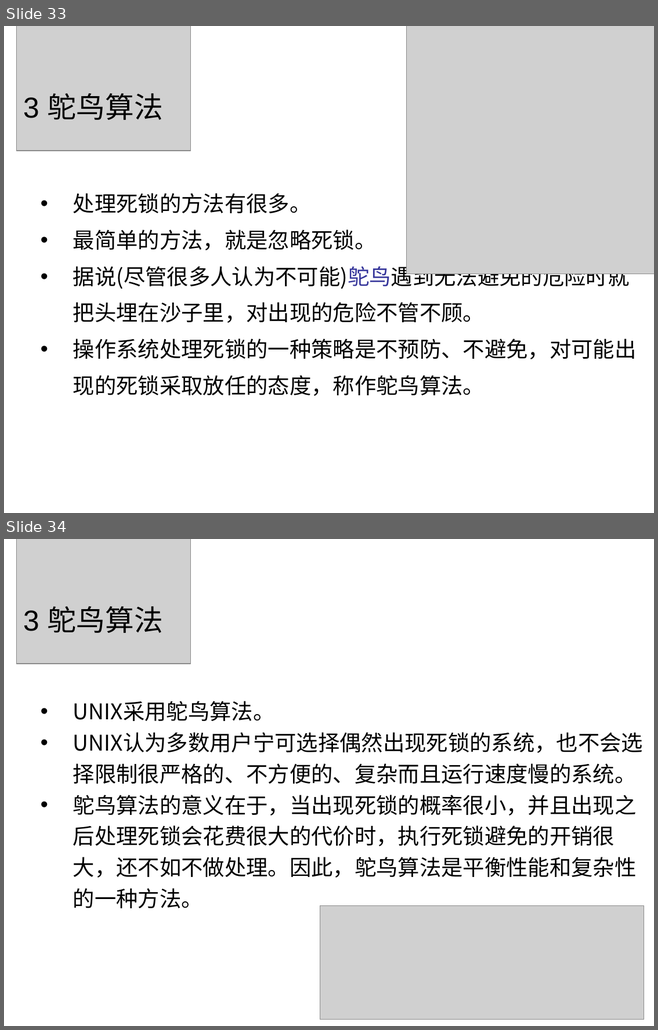
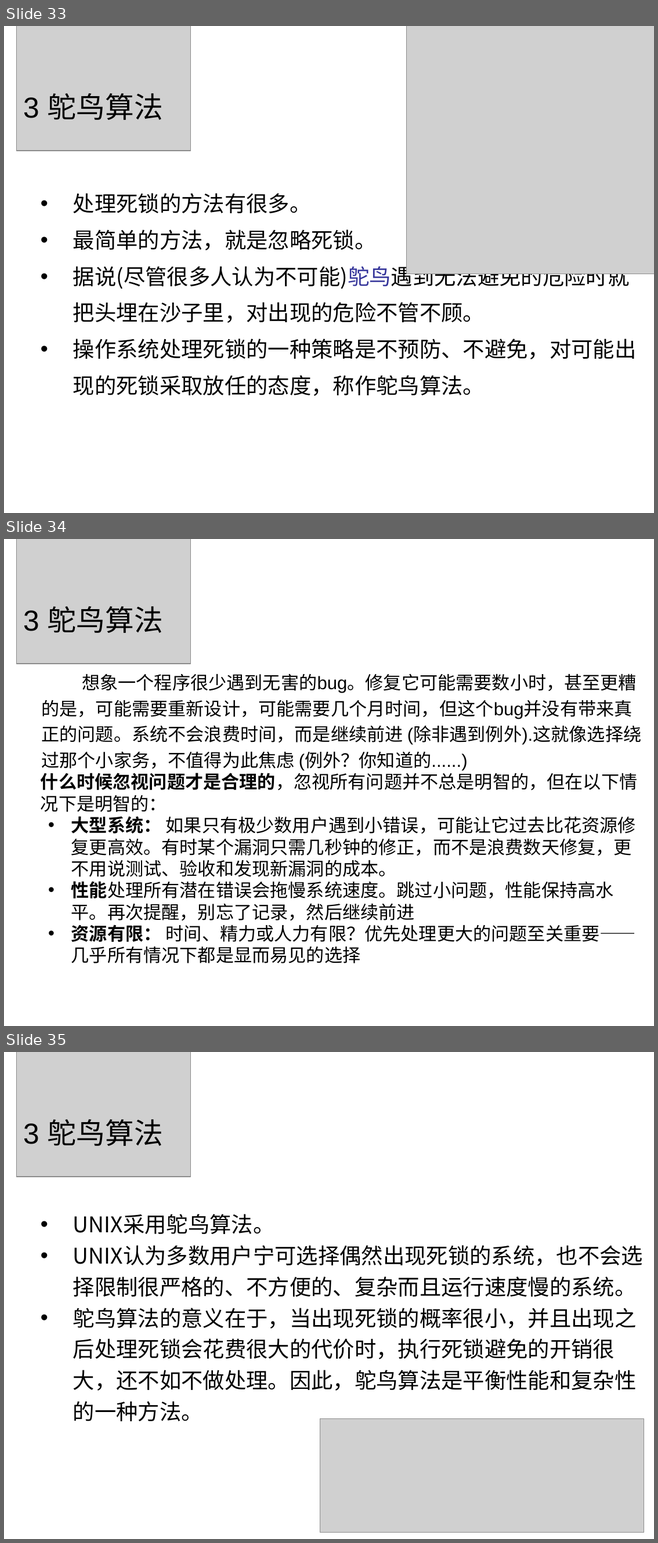
Before and after one commit to zeemeil/zeemeil.github.io, a slide deck: files/2025_2_OS/1028_OS_deadlock.pptx. Shown one above the other, each under a label of ours: slides 33 and 34 before the commit, slides 33, 34 and 35 after it. The pictures are 658x1030 and 658x1543 pixels, drawn with LibreOffice and Linux fonts; fonts in the diff are those of the drawing; grey boxes stand for pictures. Boxes give left, top, right and bottom in pixels: in the first picture for what was removed or moved away, otherwise in the second. Text is boxed around its words. In the diff, an @@ line names an element or a change of style, - is before the commit and + after.

```diff
--- a/files/2025_2_OS/1028_OS_deadlock.pptx
+++ b/files/2025_2_OS/1028_OS_deadlock.pptx
@@ slide 34 added at box(4, 539, 654, 1026), background #FFFFFF @@
@@ picture added at box(17, 539, 191, 664) @@
@@ title added at box(23, 606, 163, 633), 32 pt, text #000000 @@
+3 鸵鸟算法
@@ text added at box(41, 674, 641, 964), 20 pt, text #000000 @@
+想象一个程序很少遇到无害的bug。修复它可能需要数小时，甚至更糟的是，可能需要重新设计，可能需要几个月时间，但这个bug并没有带来真正的问题。系统不会浪费时间，而是继续前进 (除非遇到例外).这就像选择绕过那个小家务，不值得为此焦虑 (例外？你知道的......)
+什么时候忽视问题才是合理的，忽视所有问题并不总是明智的，但在以下情况下是明智的：
+• 大型系统： 如果只有极少数用户遇到小错误，可能让它过去比花资源修复更高效。有时某个漏洞只需几秒钟的修正，而不是浪费数天修复，更不用说测试、验收和发现新漏洞的成本。
+• 性能处理所有潜在错误会拖慢系统速度。跳过小问题，性能保持高水平。再次提醒，别忘了记录，然后继续前进
+• 资源有限： 时间、精力或人力有限？优先处理更大的问题至关重要——几乎所有情况下都是显而易见的选择
@@ what was slide 34 is now slide 35 @@
```
Also in this commit, not shown: 1 slide removed, 5 other files.
